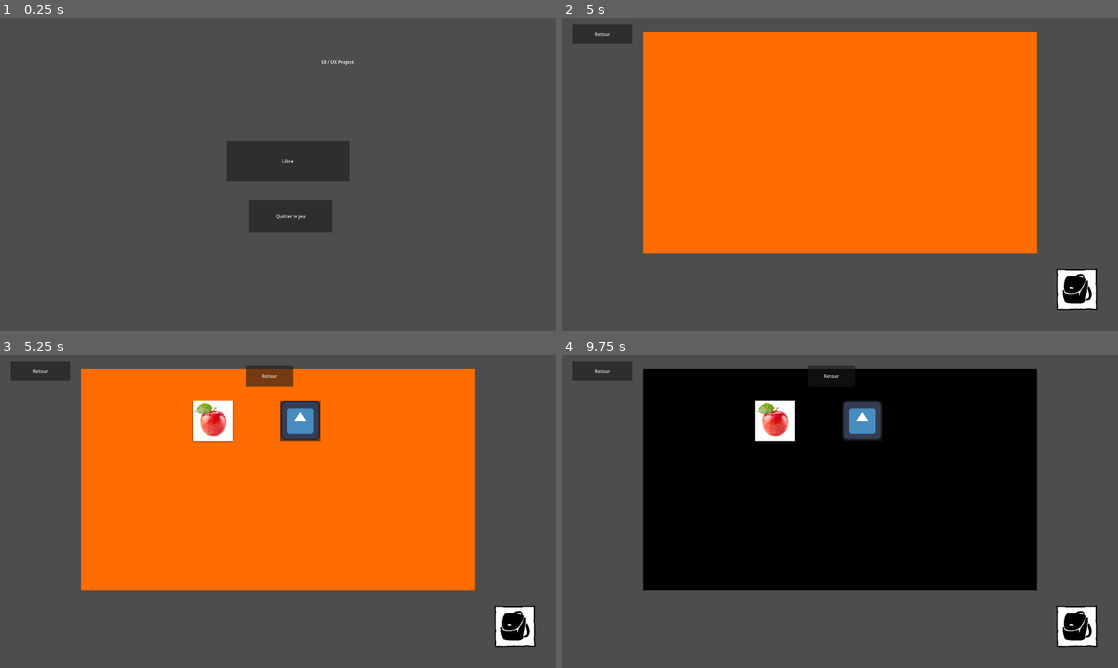
Above: before the commit, frames 1-4 (two rows, left to right).
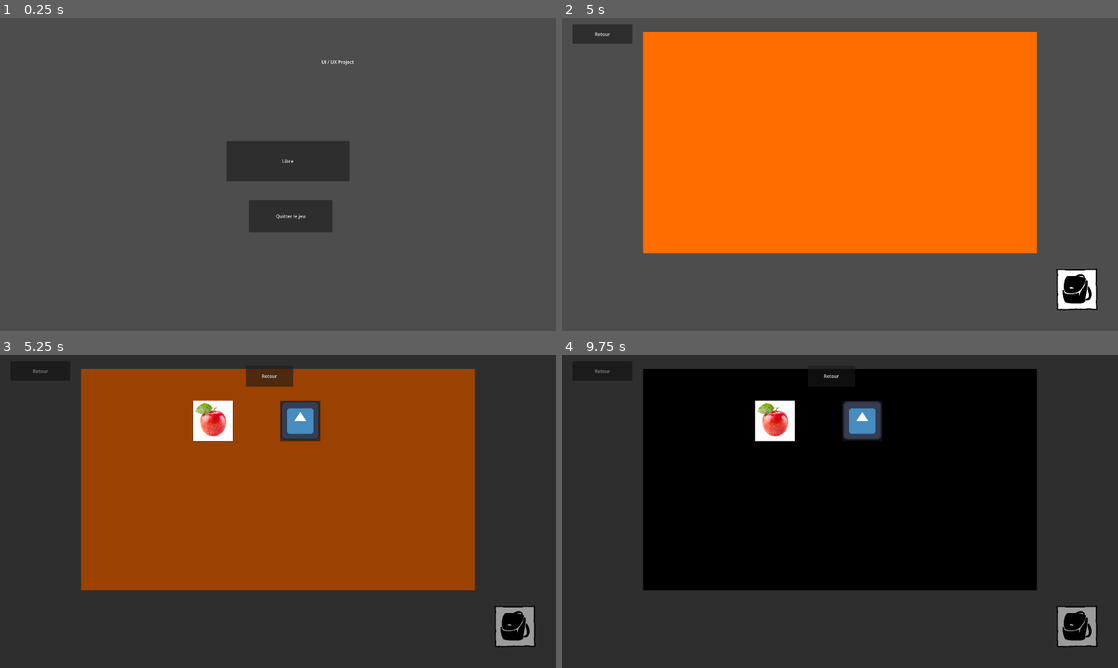
Above: after the commit, the same moments.

Repository: TanguyDoStuff/UIDesigner
Game: Godot game, scene res://Scenes/MainMenu/MainMenu.tscn
Two runs of this game, one before a commit and one after it. Both use one fixed random seed, a clock stepped at 60 frames per second and the inputs below. The engine's default icon, where the game draws it, is replaced by a stand-in: a white triangle on a blue panel in a dark square.
Inputs (mouse positions are in pixels of both pictures, inside the frame that each line leads up to):
- Up to frame 1 (0.25 s): no input
- Up to frame 2 (5 s): click "Libre" at 0.5 s; click "Retour" at 1.25 s; click "Libre" at 2 s; click (745, 96) at 2.75 s; click "Retour" at 3.5 s; click (940, 96) at 4.25 s
- Up to frame 3 (5.25 s): click (517, 627) at 5 s
- Up to frame 4 (9.75 s): click "Retour" at 5.75 s; click "Retour" at 6.5 s; click "Retour" at 7.25 s; click "Libre" at 8 s; click (745, 433) at 8.75 s; click (1079, 627) at 9.5 s

Frames 1-2 are identical in both runs. In frame 3, 97% of the frame differs, in the area x 0-100%, y 0-100%; in frame 4, 48%.

Commit message:
Rend écran sombre dans l'inventaire

Diff:
--- a/Scenes/LibreMode/Inventory/InventoryScreen.tscn
+++ b/Scenes/LibreMode/Inventory/InventoryScreen.tscn
@@ -8,6 +8,13 @@
 process_mode = 3
 z_index = 1
 script = ExtResource("1_4qnyd")
+
+[node name="Background" type="ColorRect" parent="."]
+offset_left = -2.0
+offset_top = -2.0
+offset_right = 1923.0
+offset_bottom = 1084.0
+color = Color(0, 0, 0, 0.392157)
 
 [node name="BackButton" type="Button" parent="."]
 offset_left = 849.0
